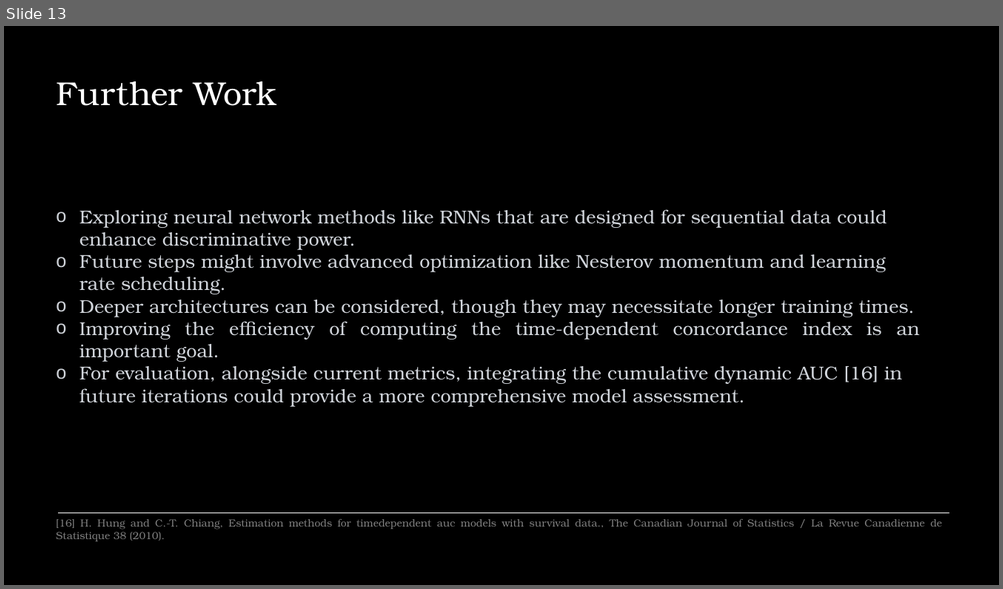
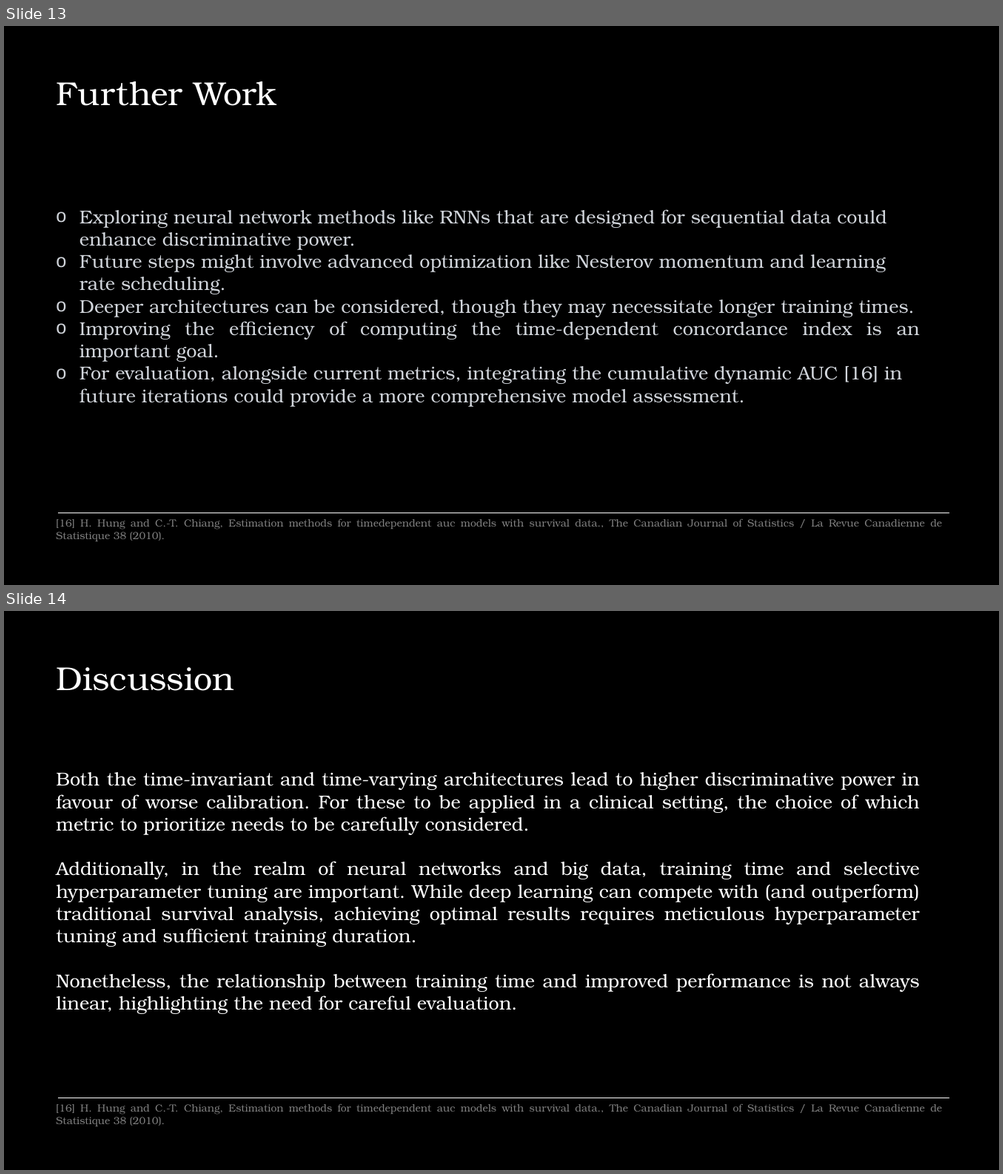
Before and after one commit to sourasen1011/UoE_Research_Project_2023, a slide deck: presentations/powerpoint_presentation/my_presentation.pptx. Shown one above the other, each under a label of ours: slide 13 before the commit, slides 13 and 14 after it. The pictures are 1003x589 and 1003x1174 pixels, drawn with LibreOffice and Linux fonts; fonts in the diff are those of the drawing. Boxes give left, top, right and bottom in pixels: in the first picture for what was removed or moved away, otherwise in the second. Text is boxed around its words. In the diff, an @@ line names an element or a change of style, - is before the commit and + after.

```diff
--- a/presentations/powerpoint_presentation/my_presentation.pptx
+++ b/presentations/powerpoint_presentation/my_presentation.pptx
@@ slide 14 added at <box>4,611,999,1170</box>, background #000000 @@
@@ text added at <box>56,667,234,691</box>, 32 pt, text #FFFFFF @@
+Discussion
@@ text added at <box>56,772,919,1014</box>, 18 pt, text #FFFFFF @@
+Both the time-invariant and time-varying architectures lead to higher discriminative power in favour of worse calibration. For these to be applied in a clinical setting, the choice of which metric to prioritize needs to be carefully considered.
+Additionally, in the realm of neural networks and big data, training time and selective hyperparameter tuning are important. While deep learning can compete with (and outperform) traditional survival analysis, achieving optimal results requires meticulous hyperparameter tuning and sufficient training duration.
+Nonetheless, the relationship between training time and improved performance is not always linear, highlighting the need for careful evaluation.
@@ line added from (58, 1098) to (949, 1098), #FFFFFF 0.5 pt @@
@@ text added at <box>56,1105,942,1127</box>, 10 pt, text #808080 @@
+[16] H. Hung and C.-T. Chiang, Estimation methods for timedependent auc models with survival data., The Canadian Journal of Statistics / La Revue Canadienne de Statistique 38 (2010).
```
Also in this commit, not shown: 7 slides changed, 4 other files.
